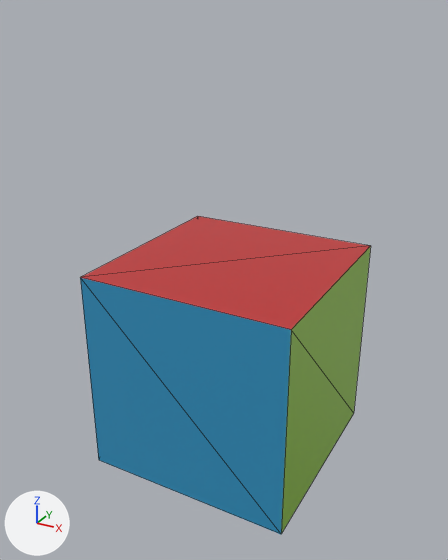
What one commit did to the glTF model Assets/RbgBox.gltf.
One viewpoint serves both versions: a 50 mm lens placed at (2.51, -4.78, 3.17), pointed at (-0.05, -0.11, 0.83). Lighting does not change. The marker at lower left points along +X, +Y and +Z. Mesh edges are drawn as thin lines. Vertices at the same position are counted once.
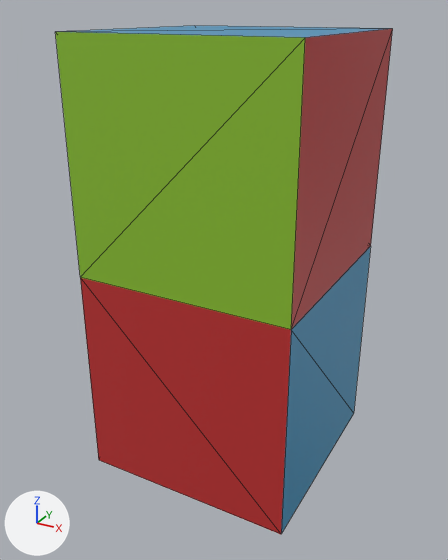
The newer file is also turned or shifted as a whole; pictures and numbers use the older file's frame.

Pixel boxes [x1, y1, x2, y2] of what changed, in the pictures (448 x 560 px):
'Cube', reshaped (16% wider, 60% taller): before [80, 216, 371, 534]; after [55, 26, 393, 534]
part 1 of me_cube, built on: before [80, 216, 370, 330]; after [55, 26, 393, 330]
part 2 of me_cube, surface changed (blue to red): [80, 246, 371, 534] in both

The change, as a diff of the scene's bpy script:
```diff
--- a/Assets/RbgBox.gltf.py
+++ b/Assets/RbgBox.gltf.py
@@ me_cube @@
 # used by ob_cube; location = (0.0, 0.0, 0.0)
 # verts and faces of me_cube; kept vertices keep their numbers, new ones are numbered from 8
 # before: 0 (1.0, 1.0, 1.0) at pixel (370, 245), 2 (1.0, -1.0, 1.0) at pixel (291, 329), 4 (-1.0, 1.0, 1.0) at pixel (197, 216), 6 (-1.0, -1.0, 1.0) at pixel (80, 277)
-me_cube.from_pydata(...)  # 8 vertices, 12 faces; spans x -1.0..1.0, y -1.0..1.0, z -1.0..1.0
+me_cube.from_pydata(...)  # 12 vertices, 20 faces; spans x -1.0..1.0, y -1.0..1.0, z -1.0..3.0
+# me_cube part 1
+delete_faces([(0, 4, 6), (0, 6, 2)])
+for new, old in zip([*range(8, 12)], [0, 2, 4, 6]): verts[new] = verts[old] + (0.0, 0.0, 2.0)
+faces += [(0, 4, 10), (0, 10, 8), (8, 10, 11), (8, 11, 9), (2, 9, 6), (6, 9, 11)]
+faces += [(4, 6, 11), (4, 11, 10), (0, 8, 2), (2, 8, 9)]
+# me_cube part 2: 10 kept faces spanning x -1.0..1.0, y -1.0..1.0, z -1.0..1.0 get new texture (UV) coordinates
 me_cube.materials.append(mat_material)
```
